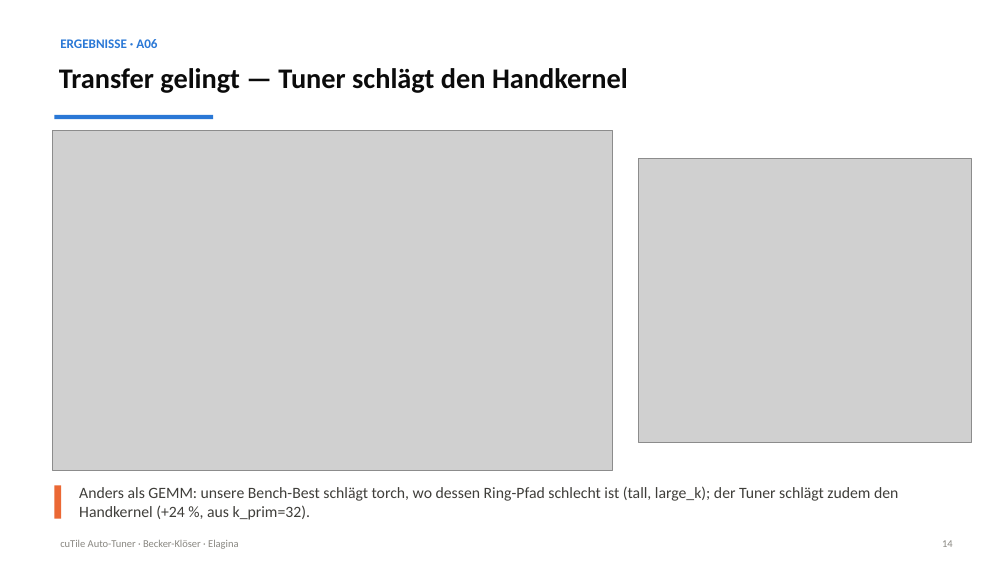
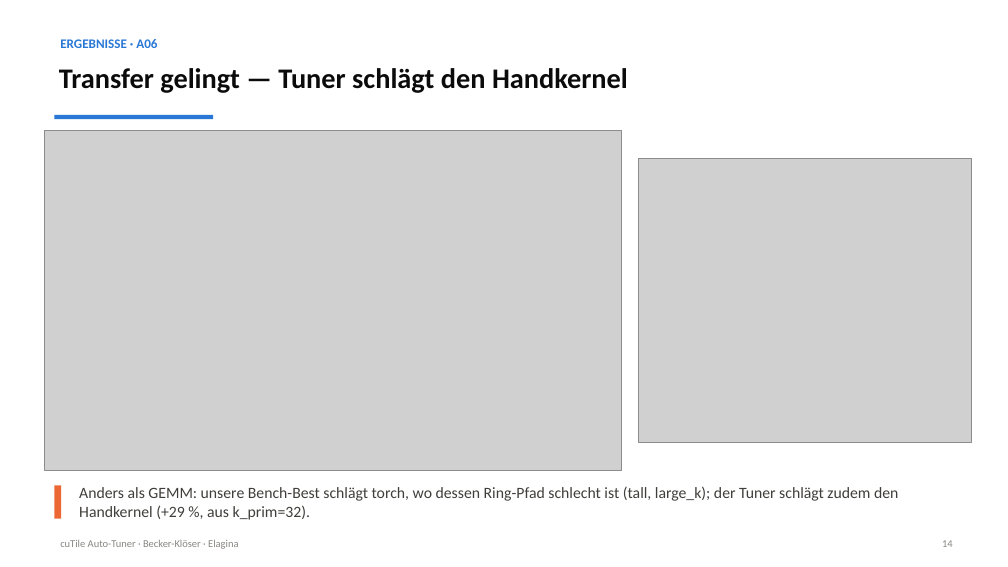
Before and after one commit to Niklas2021/MLA-SoSe-26, a slide deck: slide 20 of project/praesentation/cuTile_Auto-Tuner_normalized.pptx. Drawn at 1008x567 pixels with LibreOffice and Linux fonts; fonts in the diff are those of the drawing; grey boxes stand for pictures. Boxes give left, top, right and bottom in pixels: in the first picture for what was removed or moved away, otherwise in the second. Text is boxed around its words. In the diff, an @@ line names an element or a change of style, - is before the commit and + after.

```diff
--- a/project/praesentation/cuTile_Auto-Tuner_normalized.pptx
+++ b/project/praesentation/cuTile_Auto-Tuner_normalized.pptx
@@ picture resized from (x1=53, y1=130, x2=613, y2=470) to (x1=45, y1=130, x2=622, y2=470) @@
@@ text at (x1=79, y1=486, x2=898, y2=520): text changed @@
-Anders als GEMM: unsere Bench-Best schlägt torch, wo dessen Ring-Pfad schlecht ist (tall, large_k); der Tuner schlägt zudem den Handkernel (+24 %, aus k_prim=32).
+Anders als GEMM: unsere Bench-Best schlägt torch, wo dessen Ring-Pfad schlecht ist (tall, large_k); der Tuner schlägt zudem den Handkernel (+29 %, aus k_prim=32).
```
Also in this commit, not shown: 3 other slides changed, 26 other files.
